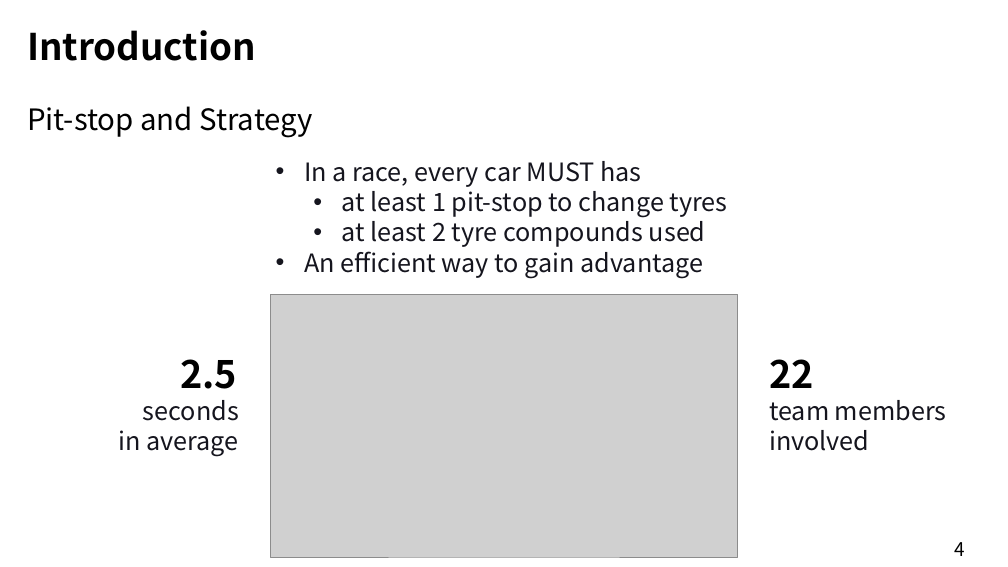
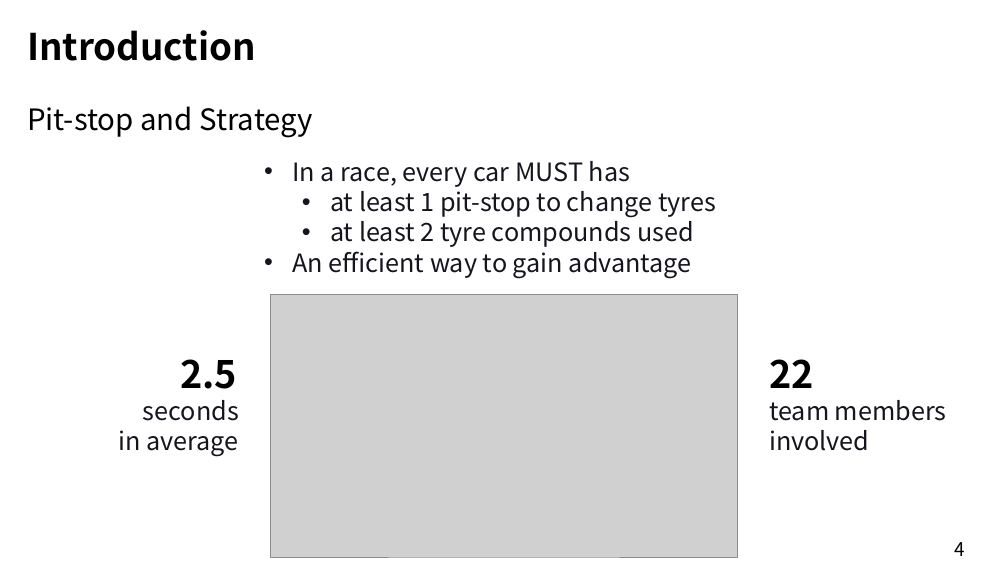
Before and after one commit to xvhhvx/EESM5900V_Project, a slide deck: slide 4 of Project_Presentation.pptx. Drawn at 1008x567 pixels with LibreOffice and Linux fonts; fonts in the diff are those of the drawing; grey boxes stand for pictures. Boxes give left, top, right and bottom in pixels: in the first picture for what was removed or moved away, otherwise in the second. Text is boxed around its words. In the diff, an @@ line names an element or a change of style, - is before the commit and + after.

```diff
--- a/Project_Presentation.pptx
+++ b/Project_Presentation.pptx
@@ text "In a race, every car ...": place and size @@
-text "In a race, every car ..." at <box>304,161,728,279</box>
+text "In a race, every car ..." at <box>292,161,716,279</box>
```
Also in this commit, not shown: 8 other slides changed, 1 slide added.
